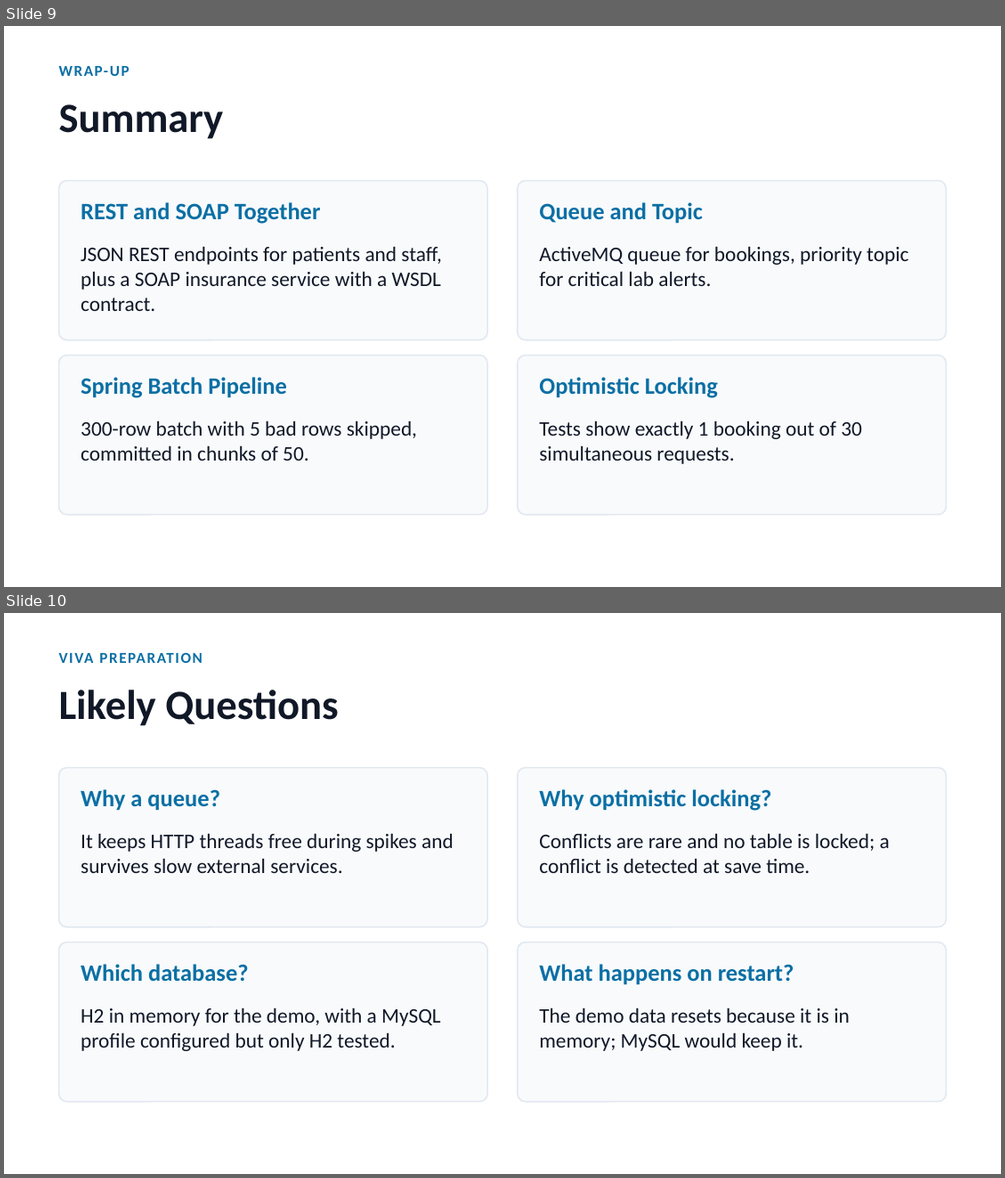
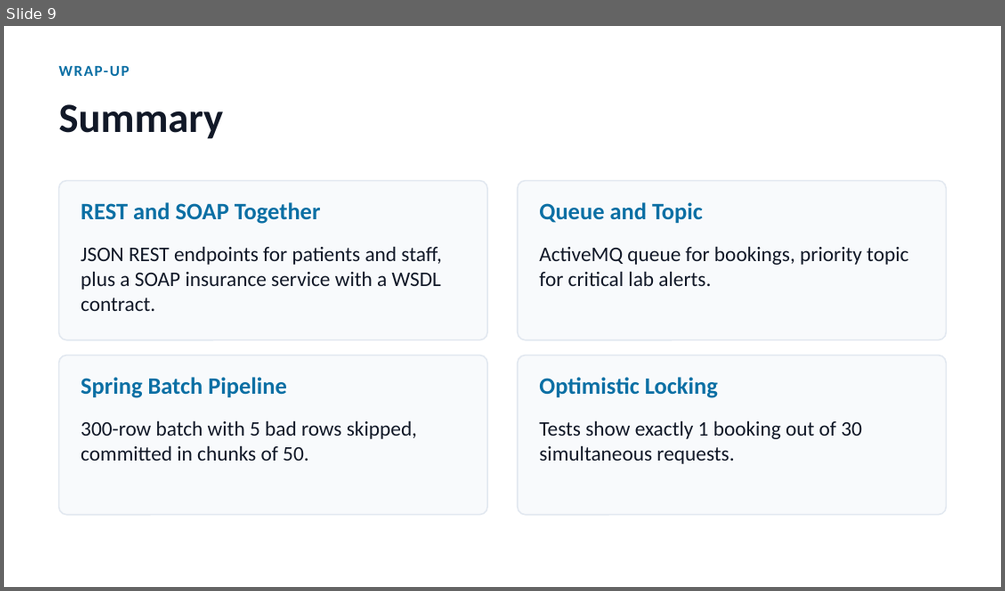
Before and after one commit to ballini19/healthcare-pipeline-app, a slide deck: docs/healthcare-pipeline-demo.pptx. Shown one above the other, each under a label of ours: slides 9 and 10 before the commit, slide 9 after it. The pictures are 1005x1178 and 1005x591 pixels, drawn with LibreOffice and Linux fonts; fonts in the diff are those of the drawing. Boxes give left, top, right and bottom in pixels: in the first picture for what was removed or moved away, otherwise in the second. Text is boxed around its words. In the diff, an @@ line names an element or a change of style, - is before the commit and + after.

Commit message:
Replace questions slide with thank-you slide

```diff
--- a/docs/healthcare-pipeline-demo.pptx
+++ b/docs/healthcare-pipeline-demo.pptx
@@ slide 10 removed at <box>4,613,1001,1174</box>, background #FFFFFF @@
@@ text removed at <box>59,652,202,663</box> @@
-VIVA PREPARATION
@@ text removed at <box>59,690,338,726</box> @@
-Likely Questions
@@ rounded rectangle removed at <box>59,768,487,927</box> @@
@@ rounded rectangle removed at <box>518,768,946,927</box> @@
@@ text removed at <box>81,789,220,811</box> @@
-Why a queue?
@@ text removed at <box>539,789,771,811</box> @@
-Why optimistic locking?
@@ text removed at <box>81,833,453,873</box> @@
-It keeps HTTP threads free during spikes and survives slow external services.
@@ text removed at <box>539,833,890,873</box> @@
-Conflicts are rare and no table is locked; a conflict is detected at save time.
@@ rounded rectangle removed at <box>59,942,487,1102</box> @@
@@ rounded rectangle removed at <box>518,942,946,1102</box> @@
@@ text removed at <box>81,964,248,981</box> @@
-Which database?
@@ text removed at <box>539,964,794,985</box> @@
-What happens on restart?
@@ text removed at <box>81,1007,441,1051</box> @@
-H2 in memory for the demo, with a MySQL profile configured but only H2 tested.
@@ text removed at <box>539,1007,850,1051</box> @@
-The demo data resets because it is in memory; MySQL would keep it.
```
Also in this commit, not shown: 1 slide added.
